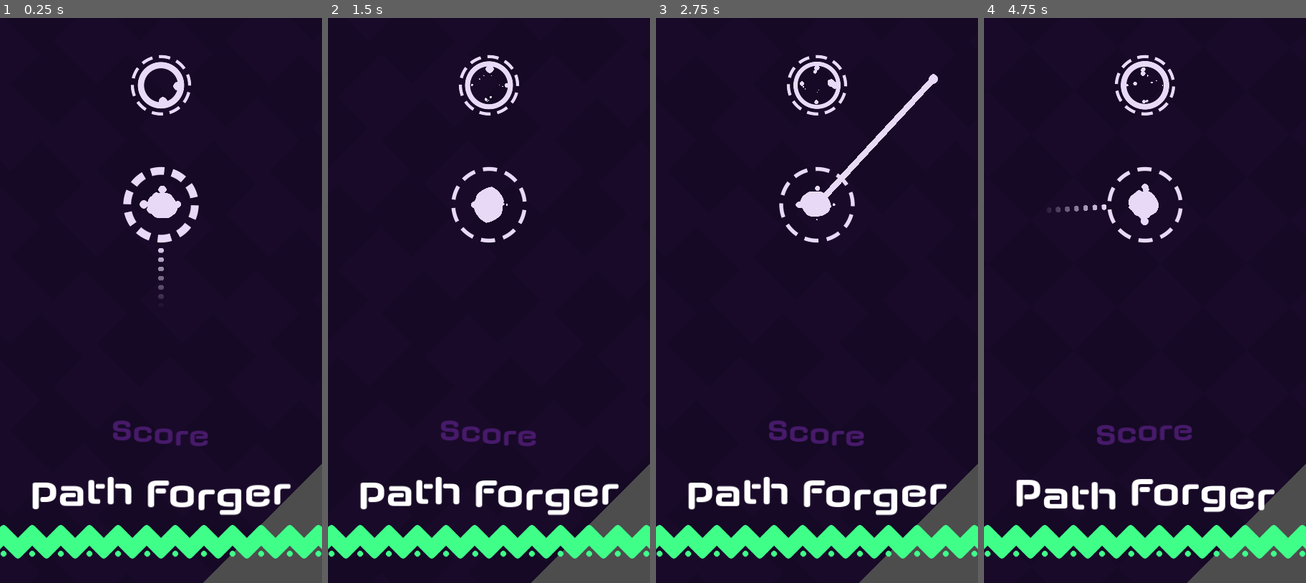
Above: before the commit, frames 1-4 (left to right).
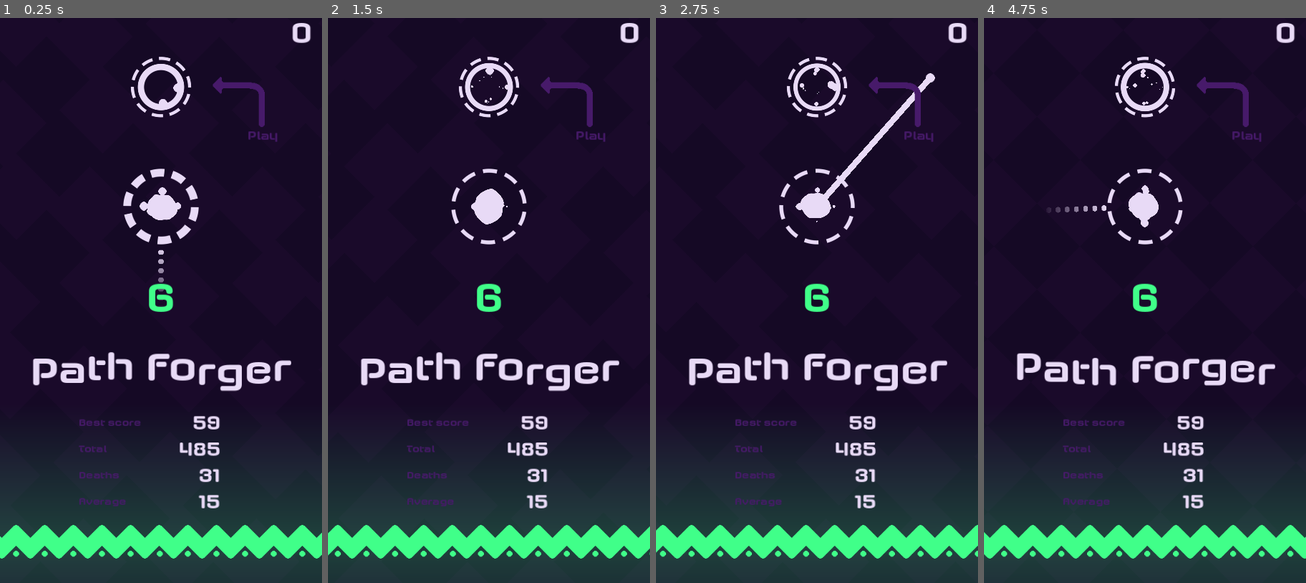
Above: after the commit, the same moments.

Repository: FrancoYudica/PathForger-GodotWildJam-04-2024
Game: Godot game, scene res://levels/level.tscn
The game is run twice, just before and just after one commit, with the same random seed, the same clock (stepped at 60 frames per second) and the same inputs.
Inputs (mouse positions are in pixels of both pictures, inside the frame that each line leads up to):
- Up to frame 1 (0.25 s): no input
- Up to frame 2 (1.5 s): tap Enter (ui_accept) at 0.5, 0.77 s; move the mouse to (559, 266) at 0.52 s; press the mouse at (559, 266) at 0.53 s; hold D 0.53-1.28 s; move the mouse to (424, 323) at 1.27 s; release the mouse at (424, 323) at 1.28 s; hold S from 1.28 s (still down); click (424, 323) at 1.35 s
- Up to frame 3 (2.75 s): tap Enter (ui_accept) at 1.52 s; move the mouse to (849, 170) at 2.02 s; release S at 2.03 s; hold D from 2.03 s (still down); hold F from 2.03 s (still down); click (849, 170) at 2.3 s
- Up to frame 4 (4.75 s): move the mouse to (1128, 413) at 2.77 s; release D at 2.78 s; release F at 2.78 s; hold W 2.78-3.53 s; tap Space at 2.85 s; tap Enter (ui_accept) at 3.02, 3.77, 4.52 s; click (1128, 413) at 3.05 s; move the mouse to (1241, 379) at 3.52 s; press the mouse at (1241, 379) at 3.53 s; hold A from 3.53 s (still down); move the mouse to (1048, 210) at 4.27 s; release the mouse at (1048, 210) at 4.28 s; click (1048, 210) at 4.35 s

The runs differ from the first frame. In frame 1, 23% of the frame differs, in the area x 0-100%, y 0-100%; in frame 2, 22%; in frame 3, 23%; in frame 4, 23%.

Commit message:
Pressure working properly and bug fix

Diff:
--- a/entities/path_node/PathNodeSpriteSprite.gd
+++ b/entities/path_node/PathNodeSpriteSprite.gd
@@ -19,6 +19,11 @@
 		_tween.stop()
 	outline.material.set_shader_parameter("rotation_speed", 2)
 	_tween = create_tween()
+
+	# Bad bug fix
+	if _tween == null:
+		return
+
 	_tween.tween_property(outline, "scale", Vector2(1.3, 1.3), 0.1)
 	_tween.tween_property(body, "scale", Vector2(1, 1), 0.1)
 	_tween.tween_method(_set_body_radius, .75, 0.5, .5)
--- a/entities/player/Player.gd
+++ b/entities/player/Player.gd
@@ -4,6 +4,7 @@
 signal death
 signal hooked_something()
 signal spawned
+signal score_update(score: int)
 
 @onready var line_path: Line2D = $LinePath
 @onready var sprite = $PlayerSprite
@@ -50,6 +51,8 @@
 
 	spawned.emit()
 
+	set_score(0)
+
 	state_machine.force_transition("idle")
 
 func set_current_hookable(hookable: Hookable):
@@ -58,6 +61,10 @@
 	current_hookable = hookable
 	if current_hookable != null:
 		hooked_something.emit()
+
+func set_score(new_score: int):
+	score = new_score
+	score_update.emit(new_score)
 
 func death_by_obstacle():
 	death.emit()
--- a/entities/player/states/translate.gd
+++ b/entities/player/states/translate.gd
@@ -24,7 +24,8 @@
 func _translation_completed():
 	transition("idle")
 	player.current_hookable.reached()
-	player.score += 1
+	player.set_score(player.score + 1)
+
 
 func _state_process(_delta):
 	hook.head_global_position = player.current_hookable.get_intersection_point()
--- a/entities/player/states/try_connection.gd
+++ b/entities/player/states/try_connection.gd
@@ -17,6 +17,10 @@
 	_hook_tween = create_tween()
 	_hook_tween.tween_method(_set_hook_t, 0.0, 1.0, hook_duration_ms / 1000.0)
 	_hook_tween.connect("finished", _recovered)
+
+func _state_exit():
+	if _hook_tween != null:
+		_hook_tween.stop()
 
 func _set_hook_t(t):
 	_hook_length = hook_curve.sample(t) * length
--- a/entities/pressure_spikes.tscn
+++ b/entities/pressure_spikes.tscn
@@ -1,21 +1,30 @@
 [gd_scene load_steps=5 format=3 uid="uid://cgtxju5xnf2u"]
 
-[ext_resource type="Script" path="res://levels/PressureSpikes.gd" id="1_nvsml"]
+[ext_resource type="Script" path="res://entities/pressure_spikes2.gd" id="1_jqf8s"]
+[ext_resource type="Texture2D" uid="uid://4cn73d7xp8a" path="res://art/textures/vertical_gradient_128_height.png" id="2_6eyik"]
 [ext_resource type="Material" uid="uid://cth5f6i2cspfr" path="res://resources/obstacle_material.tres" id="2_7x15b"]
 [ext_resource type="Texture2D" uid="uid://co3sw20t7h2v0" path="res://art/textures/pressure_spikes.png" id="3_kbgbr"]
 
-[sub_resource type="Curve" id="Curve_uoijn"]
-_data = [Vector2(0, 0.984766), 0.0, -0.2088, 0, 0, Vector2(0.899142, 0.939063), 0.115435, 0.115435, 0, 0, Vector2(1, 0), -5.46095, 0.0, 0, 0]
-point_count = 3
-
 [node name="PressureSpikes" type="Node2D"]
 position = Vector2(270, 446)
-script = ExtResource("1_nvsml")
-speed_curve = SubResource("Curve_uoijn")
-pressure_duration_ms = 5000
+script = ExtResource("1_jqf8s")
+duration_ms = 2000
+
+[node name="GlowTop" type="Sprite2D" parent="."]
+modulate = Color(0.25098, 1, 0.537255, 0.231373)
+position = Vector2(0, -84.5)
+scale = Vector2(100, 1.83594)
+texture = ExtResource("2_6eyik")
+
+[node name="GlowTop2" type="Sprite2D" parent="."]
+modulate = Color(0.25098, 1, 0.537255, 0.231373)
+position = Vector2(0, 150)
+rotation = 3.14159
+scale = Vector2(100, 1.83594)
+texture = ExtResource("2_6eyik")
 
 [node name="Timer" type="Timer" parent="."]
-wait_time = 5.0
+wait_time = 8.0
 
 [node name="Node2D" type="Node2D" parent="."]
 position = Vector2(0, 235)
--- /dev/null
+++ b/entities/pressure_spikes2.gd
@@ -0,0 +1,48 @@
+extends Obstacle
+
+signal activating
+signal activated
+
+@export var travel_distance = 300
+@export var viewport_height = 960
+@export var duration_ms = 1000
+
+@onready var main_camera = $"../MainCamera"
+@onready var pivot = $Node2D
+@onready var timer: Timer = $Timer
+
+var _tween: Tween
+var _stopped_while_waiting: bool = false
+
+
+func start():
+	_stopped_while_waiting = false
+	timer.start()
+
+func stop():
+	if _tween != null:
+		_tween.stop()
+
+	_stopped_while_waiting = true
+	timer.stop()
+
+
+func _process(delta):
+	pivot.position.x = sin(4 * Time.get_ticks_msec() / 1000.0) * 50
+
+func _on_timer_timeout():
+	activating.emit()
+	await get_tree().create_timer(3).timeout
+
+	if _stopped_while_waiting:
+		return
+
+	var start_y = main_camera.position.y + viewport_height * 0.5 + 200
+	var end_y = start_y - travel_distance - 200
+
+	position.y = start_y
+	var end_position = position
+	end_position.y = end_y
+
+	_tween = create_tween()
+	_tween.tween_property(self, "position", end_position, duration_ms * 0.001)
--- /dev/null
+++ b/levels/MenuUICanvasLayer.gd
@@ -0,0 +1,29 @@
+extends CanvasLayer
+
+@export var level: Level
+
+@onready var best_score_value_label := $LocalUIControl/ScoreDataGridContainer/BestScoreValue
+@onready var total_score_value_label := $LocalUIControl/ScoreDataGridContainer/TotalValue
+@onready var deaths_value_label := $LocalUIControl/ScoreDataGridContainer/DeathsValue
+@onready var averaga_value_label := $LocalUIControl/ScoreDataGridContainer/AverageValue
+@onready var last_score_value_label := $LocalUIControl/LastScore
+
+func enter():
+
+	var score_data: ScoreData = level.score_data
+
+	last_score_value_label.text = str(score_data.last_score)
+
+	best_score_value_label.text = str(score_data.best)
+	total_score_value_label.text = str(score_data.total)
+	deaths_value_label.text = str(score_data.deaths)
+
+	var average = score_data.total
+	if level.score_data.deaths != 0:
+		average /= score_data.deaths
+
+	averaga_value_label.text = str(average)
+
+
+func exit():
+	pass
--- a/levels/PressureSpikes.gd
+++ b/levels/PressureSpikes.gd
@@ -13,22 +13,26 @@
 @onready var timer = $Timer
 var _t: float = 0
 var _running = false
+var _enabled = false
 
 func start():
 	timer.start()
+	_enabled = true
 
 func stop():
 	timer.stop()
 	_running = false
+	_enabled = false
+
 
 func _process(delta):
 
-	if not _running:
+	if not _running or not _enabled:
 		return
 
 	_t += (delta / pressure_duration_ms) * 1000.0
 	var speed = speed_curve.sample(_t) * max_speed
-	position.y -= max_speed * delta
+	position.y -= speed * delta
 	pivot.position.x = sin(4 * Time.get_ticks_msec() / 1000.0) * 50
 
 	if _t > 1.0:
@@ -39,8 +43,8 @@
 	activating.emit()
 	await get_tree().create_timer(3).timeout
 
-	# In case it's stopped
-	if timer.is_stopped():
+	# In case after waiting 3 seconds player dies
+	if not _enabled:
 		return
 
 	_t = 0
--- /dev/null
+++ b/levels/ScoreData.gd
@@ -0,0 +1,7 @@
+extends Resource
+class_name ScoreData
+
+@export var last_score: int = 0
+@export var total: int = 0
+@export var best: int = 0
+@export var deaths: int = 0
--- /dev/null
+++ b/levels/ScoreLabel.gd
@@ -0,0 +1,4 @@
+extends Label
+
+func _on_player_score_update(score):
+	text = str(score)
--- a/levels/level.gd
+++ b/levels/level.gd
@@ -9,6 +9,9 @@
 @onready var level_builder := $LevelBuilder
 
 @export var max_player_score: int = 1000
+@export var score_data: ScoreData
+
+var player_highscore = 0
 
 ## Returns the progress of the level in range [0, 1]
 func get_progress_normalized() -> float:
@@ -16,3 +19,16 @@
 
 func _ready():
 	state_machine.initialize()
+
+func _exit_tree():
+	ResourceSaver.save(score_data)
+
+func _on_player_death():
+
+	# Updates score data
+	score_data.last_score = player.score
+	score_data.deaths += 1
+	score_data.total += player.score
+
+	if score_data.last_score > score_data.best:
+		score_data.best = score_data.last_score
--- a/levels/level.tscn
+++ b/levels/level.tscn
@@ -1,7 +1,8 @@
-[gd_scene load_steps=47 format=3 uid="uid://bajy40qhic0ds"]
+[gd_scene load_steps=53 format=3 uid="uid://bajy40qhic0ds"]
 
 [ext_resource type="Script" path="res://levels/level.gd" id="1_gbe2q"]
 [ext_resource type="Shader" path="res://resources/moving_checkboard.gdshader" id="2_rql3e"]
+[ext_resource type="Resource" uid="uid://dojy7g756x48y" path="res://resources/score_data.tres" id="2_yidnf"]
 [ext_resource type="Texture2D" uid="uid://diu37vtctlenx" path="res://art/textures/checkboard_background.png" id="3_a5du7"]
 [ext_resource type="Script" path="res://levels/CheckboardBackground.gd" id="4_kejbq"]
 [ext_resource type="Script" path="res://addons/phantom_camera/scripts/phantom_camera_host/phantom_camera_host.gd" id="5_f5i52"]
@@ -36,6 +37,11 @@
 [ext_resource type="Script" path="res://levels/PressureWarning.gd" id="32_bbjcv"]
 [ext_resource type="Texture2D" uid="uid://cnbptlfytqdfr" path="res://art/textures/warning_128.png" id="32_h3of3"]
 [ext_resource type="Script" path="res://levels/states/DeathState.gd" id="32_iv6fc"]
+[ext_resource type="Script" path="res://levels/MenuUICanvasLayer.gd" id="32_wetd0"]
+[ext_resource type="Theme" uid="uid://dkwnv6ipf6y7w" path="res://resources/themes/score_data_labels.tres" id="34_kv717"]
+[ext_resource type="Theme" uid="uid://be3xf56kf4xo5" path="res://resources/themes/score_data_values.tres" id="35_p2dni"]
+[ext_resource type="Texture2D" uid="uid://moscpm25cegr" path="res://art/textures/ui/pointing_arrow.png" id="37_el3ui"]
+[ext_resource type="Script" path="res://levels/ScoreLabel.gd" id="39_mawj0"]
 
 [sub_resource type="ShaderMaterial" id="ShaderMaterial_ehsn3"]
 shader = ExtResource("2_rql3e")
@@ -80,7 +86,7 @@
 "times": PackedFloat32Array(0),
 "transitions": PackedFloat32Array(1),
 "update": 0,
-"values": [Vector2(0, 832)]
+"values": [Vector2(206, 832)]
 }
 tracks/1/type = "value"
 tracks/1/imported = false
@@ -108,7 +114,7 @@
 "times": PackedFloat32Array(0, 0.2),
 "transitions": PackedFloat32Array(1, 1),
 "update": 0,
-"values": [Vector2(0, 959), Vector2(0, 832)]
+"values": [Vector2(206, 959), Vector2(206, 832)]
 }
 tracks/1/type = "value"
 tracks/1/imported = false
@@ -149,6 +155,7 @@
 [node name="Level" type="Node2D"]
 script = ExtResource("1_gbe2q")
 max_player_score = 150
+score_data = ExtResource("2_yidnf")
 
 [node name="ParallaxBackground" type="ParallaxBackground" parent="."]
 
@@ -180,7 +187,7 @@
 }
 
 [node name="MainCamera" type="Camera2D" parent="."]
-position = Vector2(270, 153)
+position = Vector2(270, 480)
 limit_left = 0
 limit_right = 540
 script = ExtResource("5_swkql")
@@ -192,17 +199,16 @@
 script = ExtResource("5_f5i52")
 
 [node name="StartPathNode" parent="." instance=ExtResource("9_fy437")]
-position = Vector2(270, 0)
+position = Vector2(270, 330)
 script = ExtResource("8_5w875")
 wants_to_fix_intersection = false
 
 [node name="Player" parent="." node_paths=PackedStringArray("start_path_node") instance=ExtResource("7_fcahg")]
-position = Vector2(270, 0)
-score = 10
+position = Vector2(270, 330)
 start_path_node = NodePath("../StartPathNode")
 
 [node name="PhantomCamera2D" type="Node2D" parent="."]
-position = Vector2(270, -240)
+position = Vector2(270, 90)
 script = ExtResource("6_c8hyj")
 priority_override = false
 priority = 1
@@ -226,7 +232,7 @@
 inactive_update_mode = 0
 
 [node name="StartPhantomCamera2D2" type="Node2D" parent="."]
-position = Vector2(270, 153)
+position = Vector2(270, 480)
 script = ExtResource("6_c8hyj")
 priority_override = false
 priority = 2
@@ -246,6 +252,8 @@
 inactive_update_mode = 0
 
 [node name="PressureSpikes" parent="." instance=ExtResource("30_rtuar")]
+position = Vector2(270, 879)
+travel_distance = 600
 
 [node name="LevelBuilder" type="Node2D" parent="." node_paths=PackedStringArray("level")]
 script = ExtResource("11_gospp")
@@ -253,7 +261,7 @@
 dynamic_difficulty_curve = SubResource("Curve_rtlm2")
 
 [node name="FirstPathNode" parent="LevelBuilder" instance=ExtResource("9_fy437")]
-position = Vector2(270, -200)
+position = Vector2(270, 130)
 
 [node name="GeneratorPicker" type="Node2D" parent="LevelBuilder"]
 script = ExtResource("11_2xxqe")
@@ -279,8 +287,10 @@
 [node name="menu" type="Node2D" parent="LevelStateMachine"]
 script = ExtResource("30_ur5ev")
 
-[node name="MenuUICanvasLayer" type="CanvasLayer" parent="LevelStateMachine/menu"]
+[node name="MenuUICanvasLayer" type="CanvasLayer" parent="LevelStateMachine/menu" node_paths=PackedStringArray("level")]
 layer = 3
+script = ExtResource("32_wetd0")
+level = NodePath("../../..")
 
 [node name="LocalUIControl" type="Control" parent="LevelStateMachine/menu/MenuUICanvasLayer"]
 layout_mode = 3
@@ -290,6 +300,68 @@
 grow_horizontal = 2
 grow_vertical = 2
 
+[node name="ScoreDataGridContainer" type="GridContainer" parent="LevelStateMachine/menu/MenuUICanvasLayer/LocalUIControl"]
+layout_mode = 1
+anchors_preset = 7
+anchor_left = 0.5
+anchor_top = 1.0
+anchor_right = 0.5
+anchor_bottom = 1.0
+offset_left = -138.0
+offset_top = -285.0
+offset_right = 139.0
+offset_bottom = -117.0
+grow_horizontal = 2
+grow_vertical = 0
+theme_override_constants/h_separation = 64
+columns = 2
+
+[node name="BestscoreLabel" type="Label" parent="LevelStateMachine/menu/MenuUICanvasLayer/LocalUIControl/ScoreDataGridContainer"]
+layout_mode = 2
+theme = ExtResource("34_kv717")
+text = "Best score"
+
+[node name="BestScoreValue" type="Label" parent="LevelStateMachine/menu/MenuUICanvasLayer/LocalUIControl/ScoreDataGridContainer"]
+layout_mode = 2
+theme = ExtResource("35_p2dni")
+text = "1000"
+horizontal_alignment = 2
+
+[node name="TotalLabel" type="Label" parent="LevelStateMachine/menu/MenuUICanvasLayer/LocalUIControl/ScoreDataGridContainer"]
+layout_mode = 2
+theme = ExtResource("34_kv717")
+text = "Total"
+
+[node name="TotalValue" type="Label" parent="LevelStateMachine/menu/MenuUICanvasLayer/LocalUIControl/ScoreDataGridContainer"]
+layout_mode = 2
+theme = ExtResource("35_p2dni")
+text = "10000"
+horizontal_alignment = 2
+
+[node name="DeathsLabel" type="Label" parent="LevelStateMachine/menu/MenuUICanvasLayer/LocalUIControl/ScoreDataGridContainer"]
+layout_mode = 2
+theme = ExtResource("34_kv717")
+text = "Deaths"
+
+[node name="DeathsValue" type="Label" parent="LevelStateMachine/menu/MenuUICanvasLayer/LocalUIControl/ScoreDataGridContainer"]
+layout_mode = 2
+theme = ExtResource("35_p2dni")
+text = "16
+"
+horizontal_alignment = 2
+
+[node name="AverageLabel" type="Label" parent="LevelStateMachine/menu/MenuUICanvasLayer/LocalUIControl/ScoreDataGridContainer"]
+layout_mode = 2
+theme = ExtResource("34_kv717")
+text = "Average"
+
+[node name="AverageValue" type="Label" parent="LevelStateMachine/menu/MenuUICanvasLayer/LocalUIControl/ScoreDataGridContainer"]
+layout_mode = 2
+theme = ExtResource("35_p2dni")
+text = "16
+"
+horizontal_alignment = 2
+
 [node name="TitleRichTextLabel" type="RichTextLabel" parent="LevelStateMachine/menu/MenuUICanvasLayer/LocalUIControl"]
 layout_mode = 1
 anchors_preset = 7
@@ -297,80 +369,119 @@
 anchor_top = 1.0
 anchor_right = 0.5
 anchor_bottom = 1.0
-offset_left = -278.0
-offset_top = -192.0
-offset_right = 278.0
-offset_bottom = -112.0
+offset_left = -244.0
+offset_top = -401.0
+offset_right = 245.0
+offset_bottom = -321.0
 grow_horizontal = 2
 grow_vertical = 0
+theme_override_colors/default_color = Color(0.909804, 0.854902, 0.964706, 1)
 theme_override_fonts/normal_font = ExtResource("13_ftpfa")
 theme_override_font_sizes/normal_font_size = 64
 bbcode_enabled = true
 text = "[p align=center][wave amp=50.0 freq=5.0 connected=1]Path Forger[/wave][/p]
 "
 
-[node name="ScoreRichTextLabel" type="RichTextLabel" parent="LevelStateMachine/menu/MenuUICanvasLayer/LocalUIControl"]
+[node name="LastScore" type="Label" parent="LevelStateMachine/menu/MenuUICanvasLayer/LocalUIControl"]
+layout_mode = 1
+anchors_preset = 8
+anchor_left = 0.5
+anchor_top = 0.5
+anchor_right = 0.5
+anchor_bottom = 0.5
+offset_left = -47.5
+offset_top = -39.5
+offset_right = 47.5
+offset_bottom = 39.5
+grow_horizontal = 2
+grow_vertical = 2
+theme_override_colors/font_color = Color(0.25098, 1, 0.537255, 1)
+theme_override_fonts/font = ExtResource("13_ftpfa")
+theme_override_font_sizes/font_size = 65
+text = "96"
+horizontal_alignment = 1
+
+[node name="PlayHint" type="Control" parent="LevelStateMachine/menu/MenuUICanvasLayer/LocalUIControl"]
+anchors_preset = 0
+offset_left = 351.0
+offset_top = 103.0
+offset_right = 391.0
+offset_bottom = 143.0
+
+[node name="TextureRect" type="TextureRect" parent="LevelStateMachine/menu/MenuUICanvasLayer/LocalUIControl/PlayHint"]
 modulate = Color(0.278431, 0.101961, 0.415686, 1)
-layout_mode = 1
+layout_mode = 0
+offset_right = 96.0
+offset_bottom = 96.0
+texture = ExtResource("37_el3ui")
+stretch_mode = 2
+
+[node name="Label" type="Label" parent="LevelStateMachine/menu/MenuUICanvasLayer/LocalUIControl/PlayHint"]
+layout_mode = 0
+offset_left = 64.0
+offset_top = 95.0
+offset_right = 116.0
+offset_bottom = 120.0
+theme_override_colors/font_color = Color(0.278431, 0.101961, 0.415686, 1)
+theme_override_fonts/font = ExtResource("13_ftpfa")
+theme_override_font_sizes/font_size = 20
+text = "Play"
+horizontal_alignment = 1
+
+[node name="playing" type="Node2D" parent="LevelStateMachine"]
+script = ExtResource("31_60qto")
+
+[node name="InGameUI" type="CanvasLayer" parent="LevelStateMachine/playing"]
+
+[node name="PressureWarning" type="MarginContainer" parent="LevelStateMachine/playing/InGameUI"]
+modulate = Color(1, 1, 1, 0)
 anchors_preset = 7
 anchor_left = 0.5
 anchor_top = 1.0
 anchor_right = 0.5
 anchor_bottom = 1.0
-offset_left = -278.0
-offset_top = -282.0
-offset_right = 278.0
-offset_bottom = -202.0
-grow_horizontal = 2
-grow_vertical = 0
-theme_override_fonts/normal_font = ExtResource("13_ftpfa")
-theme_override_font_sizes/normal_font_size = 48
-bbcode_enabled = true
-text = "[p align=center][wave amp=50.0 freq=5.0 connected=1]Score[/wave][/p]
-"
-
-[node name="playing" type="Node2D" parent="LevelStateMachine"]
-script = ExtResource("31_60qto")
-
-[node name="death" type="Node2D" parent="LevelStateMachine"]
-script = ExtResource("32_iv6fc")
-
-[node name="UICanvasLayer" type="CanvasLayer" parent="."]
-
-[node name="Control" type="Control" parent="UICanvasLayer"]
-layout_mode = 3
-anchors_preset = 15
-anchor_right = 1.0
-anchor_bottom = 1.0
-grow_horizontal = 2
-grow_vertical = 2
-
-[node name="PressureWarning" type="MarginContainer" parent="UICanvasLayer/Control"]
-modulate = Color(1, 1, 1, 0)
-layout_mode = 1
-anchors_preset = 7
-anchor_left = 0.5
-anchor_top = 1.0
-anchor_right = 0.5
-anchor_bottom = 1.0
-offset_left = -270.0
+offset_left = -64.0
 offset_top = -128.0
-offset_right = 270.0
-offset_bottom = 0.00585938
+offset_right = 64.0002
+offset_bottom = 0.00750732
 grow_horizontal = 2
 grow_vertical = 0
 script = ExtResource("32_bbjcv")
 
-[node name="WarningTextureRect" type="TextureRect" parent="UICanvasLayer/Control/PressureWarning"]
+[node name="WarningTextureRect" type="TextureRect" parent="LevelStateMachine/playing/InGameUI/PressureWarning"]
 layout_mode = 2
 texture = ExtResource("32_h3of3")
 stretch_mode = 3
 
-[node name="AnimationPlayer" type="AnimationPlayer" parent="UICanvasLayer/Control/PressureWarning"]
+[node name="AnimationPlayer" type="AnimationPlayer" parent="LevelStateMachine/playing/InGameUI/PressureWarning"]
 libraries = {
 "": SubResource("AnimationLibrary_1beu2")
 }
 
+[node name="MarginContainer" type="MarginContainer" parent="LevelStateMachine/playing/InGameUI"]
+anchors_preset = 1
+anchor_left = 1.0
+anchor_right = 1.0
+offset_left = -101.0
+offset_bottom = 87.0
+grow_horizontal = 0
+theme_override_constants/margin_right = 16
+theme_override_constants/margin_bottom = 10
+
+[node name="ScoreLabel" type="Label" parent="LevelStateMachine/playing/InGameUI/MarginContainer"]
+layout_mode = 2
+theme_override_colors/font_color = Color(0.909804, 0.854902, 0.964706, 1)
+theme_override_fonts/font = ExtResource("13_ftpfa")
+theme_override_font_sizes/font_size = 48
+text = "0"
+horizontal_alignment = 2
+script = ExtResource("39_mawj0")
+
+[node name="death" type="Node2D" parent="LevelStateMachine"]
+script = ExtResource("32_iv6fc")
+
+[connection signal="death" from="Player" to="." method="_on_player_death"]
 [connection signal="death" from="Player" to="LevelStateMachine/playing" method="_on_player_death"]
 [connection signal="hooked_something" from="Player" to="LevelStateMachine/menu" method="_on_player_hooked_something"]
-[connection signal="activating" from="PressureSpikes" to="UICanvasLayer/Control/PressureWarning" method="_on_pressure_spikes_activating"]
+[connection signal="score_update" from="Player" to="LevelStateMachine/playing/InGameUI/MarginContainer/ScoreLabel" method="_on_player_score_update"]
+[connection signal="activating" from="PressureSpikes" to="LevelStateMachine/playing/InGameUI/PressureWarning" method="_on_pressure_spikes_activating"]
--- a/levels/states/DeathState.gd
+++ b/levels/states/DeathState.gd
@@ -1,7 +1,6 @@
 extends LevelStateMachineNode
 
 func _state_enter():
-
 	# Waits and displays death
 	level.camera.shake()
 	level.pressure_spikes.stop()
@@ -18,5 +17,6 @@
 
 	level.player.respawn()
 
+
 	# Todo adds new player
 	transition("menu")
--- a/levels/states/GameState.gd
+++ b/levels/states/GameState.gd
@@ -1,10 +1,14 @@
 extends LevelStateMachineNode
+
+@onready var in_game_ui = $InGameUI
 
 func _state_enter():
 	level.pressure_spikes.start()
+	in_game_ui.show()
 
 func _state_exit():
 	level.pressure_spikes.stop()
+	in_game_ui.hide()
 
 func _state_input(_event: InputEvent):
 	pass
--- a/levels/states/PlayingState.gd
+++ b/levels/states/PlayingState.gd
@@ -1,8 +1,8 @@
 extends LevelStateMachineNode
 
-@onready var menu_ui = $MenuUICanvasLayer/LocalUIControl
-
+@onready var menu_ui = $MenuUICanvasLayer
 func _state_enter():
+	menu_ui.enter()
 	menu_ui.show()
 	level.menu_phantom_camera.set_priority(2)
 	level.pressure_spikes.position.y = level.menu_phantom_camera.position.y + 960 * 0.5 - 100
@@ -20,4 +20,8 @@
 	pass
 
 func _on_player_hooked_something():
-	transition("playing")
+
+	# Only transitions to playing state when the
+	# state is in the menu
+	if is_active:
+		transition("playing")
--- /dev/null
+++ b/resources/score_data.tres
@@ -0,0 +1,10 @@
+[gd_resource type="Resource" script_class="ScoreData" load_steps=2 format=3]
+
+[ext_resource type="Script" path="res://levels/ScoreData.gd" id="1_ho2u7"]
+
+[resource]
+script = ExtResource("1_ho2u7")
+last_score = 6
+total = 485
+best = 59
+deaths = 31
--- /dev/null
+++ b/resources/themes/score_data_labels.tres
@@ -0,0 +1,18 @@
+[gd_resource type="Theme" load_steps=3 format=3 uid="uid://dkwnv6ipf6y7w"]
+
+[ext_resource type="FontFile" uid="uid://babyeme2jhpvd" path="res://art/fonts/axaxax bd.otf" id="1_kwnju"]
+
+[sub_resource type="StyleBoxEmpty" id="StyleBoxEmpty_fxtey"]
+
+[resource]
+Label/colors/font_color = Color(0.278431, 0.101961, 0.415686, 1)
+Label/colors/font_outline_color = Color(1, 1, 1, 1)
+Label/colors/font_shadow_color = Color(0, 0, 0, 0)
+Label/constants/line_spacing = 3
+Label/constants/outline_size = 0
+Label/constants/shadow_offset_x = 1
+Label/constants/shadow_offset_y = 1
+Label/constants/shadow_outline_size = 1
+Label/font_sizes/font_size = 16
+Label/fonts/font = ExtResource("1_kwnju")
+Label/styles/normal = SubResource("StyleBoxEmpty_fxtey")
--- /dev/null
+++ b/resources/themes/score_data_values.tres
@@ -0,0 +1,18 @@
+[gd_resource type="Theme" load_steps=3 format=3 uid="uid://be3xf56kf4xo5"]
+
+[ext_resource type="FontFile" uid="uid://babyeme2jhpvd" path="res://art/fonts/axaxax bd.otf" id="1_v6x3o"]
+
+[sub_resource type="StyleBoxEmpty" id="StyleBoxEmpty_fxtey"]
+
+[resource]
+Label/colors/font_color = Color(0.909804, 0.854902, 0.964706, 1)
+Label/colors/font_outline_color = Color(1, 1, 1, 1)
+Label/colors/font_shadow_color = Color(0, 0, 0, 0)
+Label/constants/line_spacing = 3
+Label/constants/outline_size = 0
+Label/constants/shadow_offset_x = 1
+Label/constants/shadow_offset_y = 1
+Label/constants/shadow_outline_size = 1
+Label/font_sizes/font_size = 32
+Label/fonts/font = ExtResource("1_v6x3o")
+Label/styles/normal = SubResource("StyleBoxEmpty_fxtey")
--- a/systems/utils/StateMachineNode.gd
+++ b/systems/utils/StateMachineNode.gd
@@ -9,6 +9,9 @@
 
 # Holds reference to state machine
 var __state_machine : StateMachine
+var is_active: bool:
+	get:
+		return __state_machine._current_state.name == name
 
 func __set_state_machine(machine: StateMachine):
 	__state_machine = machine
@@ -30,6 +33,11 @@
 
 ## Travels to given state name
 func transition(state_name: String):
+
+	if not __state_machine._states.has(state_name):
+		assert(false, "StateMachineNode: Trying to transition to inexistent state called: %s" % state_name)
+		return
+
 	# Changes to new state
 	var state = __state_machine._states[state_name]
 	__state_machine._set_current_state(state)
@@ -66,6 +74,3 @@
 ## Returns state machine
 func get_machine() -> StateMachine:
 	return __state_machine
-
-func is_active():
-	return __state_machine._current_state.name == name
Binary file added: art/textures/ui/pointing_arrow.aseprite
Not shown, added: art/textures/ui/pointing_arrow.aseprite.import
Binary file added: art/textures/ui/pointing_arrow.png
Not shown, added: art/textures/ui/pointing_arrow.png.import
Binary file added: art/textures/vertical_gradient_128_height.aseprite
Not shown, added: art/textures/vertical_gradient_128_height.aseprite.import
Binary file added: art/textures/vertical_gradient_128_height.png
Not shown, added: art/textures/vertical_gradient_128_height.png.import
